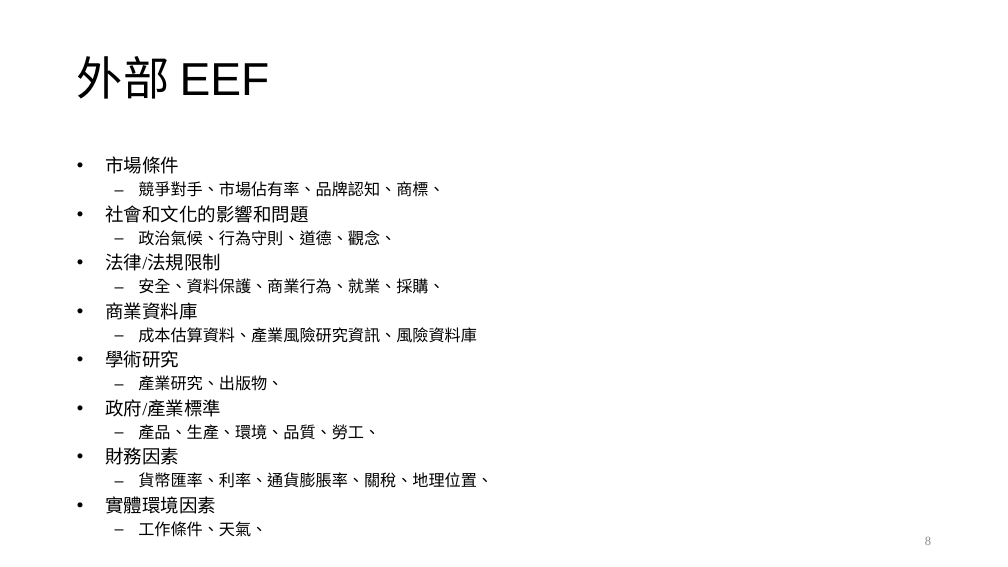
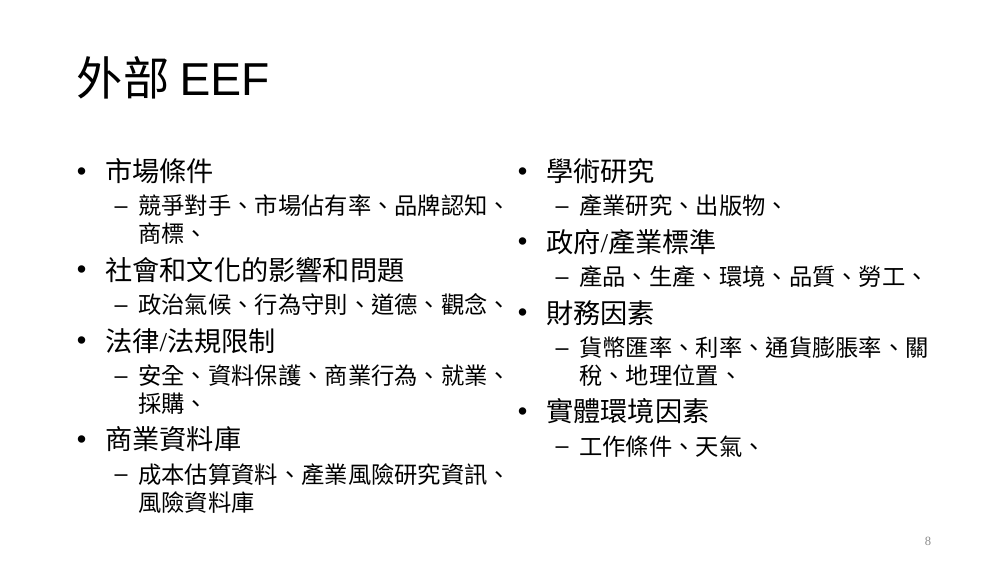
Before and after one commit to ywdeng/uscojywdeng, a slide deck: slide 8 of src/assets/1091/ProjectManagement/CH02/02.pptx. Drawn at 1008x567 pixels with LibreOffice and Linux fonts; fonts in the diff are those of the drawing. Boxes give left, top, right and bottom in pixels: in the first picture for what was removed or moved away, otherwise in the second. Text is boxed around its words. In the diff, an @@ line names an element or a change of style, - is before the commit and + after.

```diff
--- a/src/assets/1091/ProjectManagement/CH02/02.pptx
+++ b/src/assets/1091/ProjectManagement/CH02/02.pptx
@@ text "市場條件" at [105,158,511,513]: size 17.6 to 25.9 pt in "市場條件", "社會和文化的影響和問題", "法律/法規限制", "商業資料庫"; size 15.4 to 22.2 pt in "競爭對手、市場佔有率、品牌認知、商標、", "政治氣候、行為守則、道德、觀念、", "安全、資料保護、商業行為、就業、採購、", "成本估算資料、產業風險研究資訊、風險資料庫"; more space between paragraphs @@
@@ text added at [546,158,929,457], 22.2 pt, text #000000 @@
+• 學術研究
+  – 產業研究、出版物、
+• 政府/產業標準
+  – 產品、生產、環境、品質、勞工、
+• 財務因素
+  – 貨幣匯率、利率、通貨膨脹率、關稅、地理位置、
+• 實體環境因素
+  – 工作條件、天氣、
@@ text at [105,350,493,514]: paragraphs removed @@
-• 學術研究
-  – 產業研究、出版物、
-• 政府/產業標準
-  – 產品、生產、環境、品質、勞工、
-• 財務因素
-  – 貨幣匯率、利率、通貨膨脹率、關稅、地理位置、
-• 實體環境因素
-  – 工作條件、天氣、
```
Also in this commit, not shown: 12 other slides changed, 7 slides added, 2 slides removed, 3 other files.
